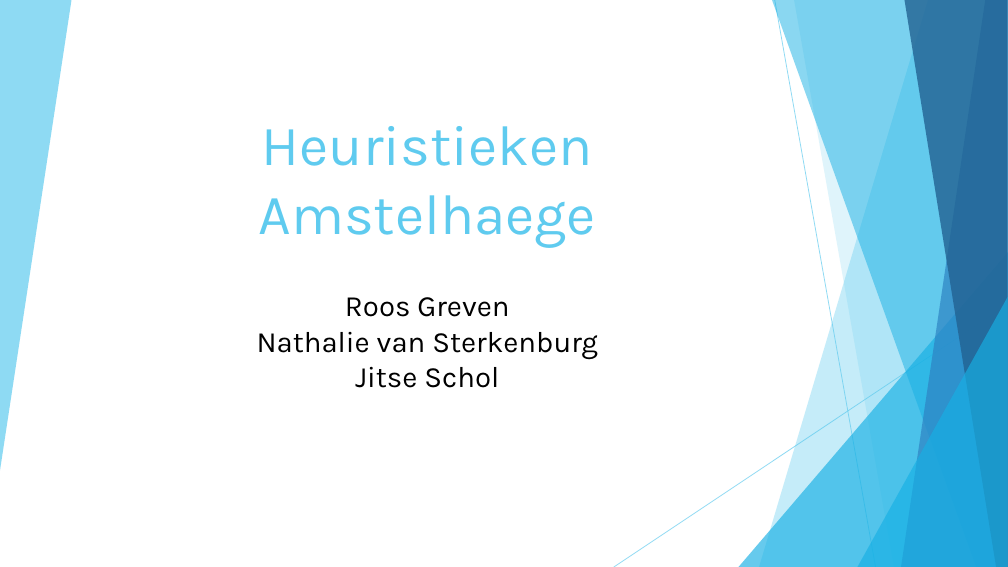
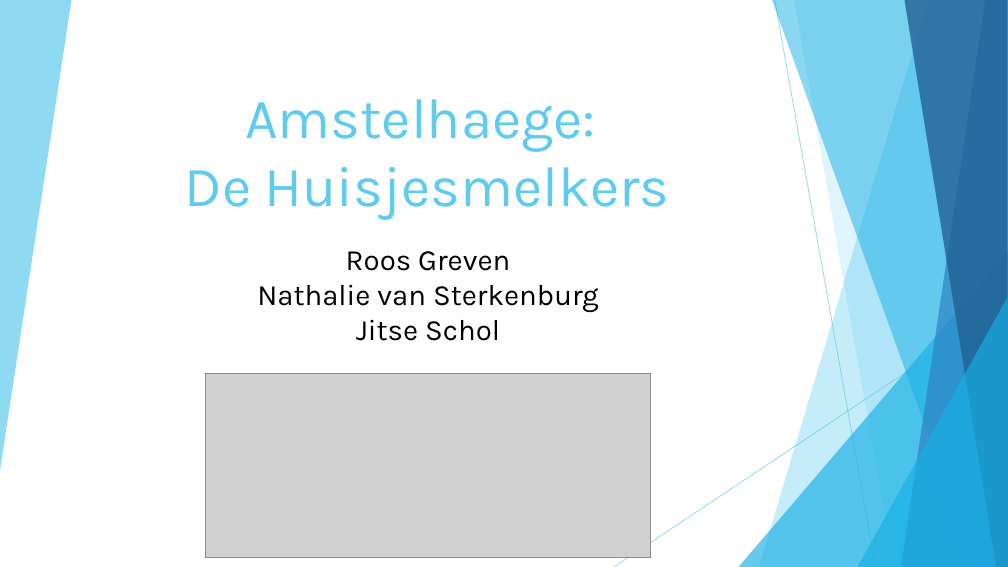
Before and after one commit to roosgreven/Heuristieken, a slide deck: slide 1 of files/presentatie heuristieken.pptx. Drawn at 1008x567 pixels with LibreOffice and Linux fonts; fonts in the diff are those of the drawing; grey boxes stand for pictures. Boxes give left, top, right and bottom in pixels: in the first picture for what was removed or moved away, otherwise in the second. Text is boxed around its words. In the diff, an @@ line names an element or a change of style, - is before the commit and + after.

```diff
--- a/files/presentatie heuristieken.pptx
+++ b/files/presentatie heuristieken.pptx
@@ title at box(185, 99, 670, 220): text changed @@
-Heuristieken
-Amstelhaege
+Amstelhaege:
+De Huisjesmelkers
@@ subtitle "Roos Greven Nathalie van Sterkenburg ...": place and size @@
-subtitle "Roos Greven Nathalie van Sterkenburg ..." at box(257, 297, 598, 388)
+subtitle "Roos Greven Nathalie van Sterkenburg ..." at box(257, 251, 599, 341)
@@ picture added at box(206, 374, 651, 557) @@
```
Also in this commit, not shown: 5 other slides changed, 2 slides added, 4 other files.
